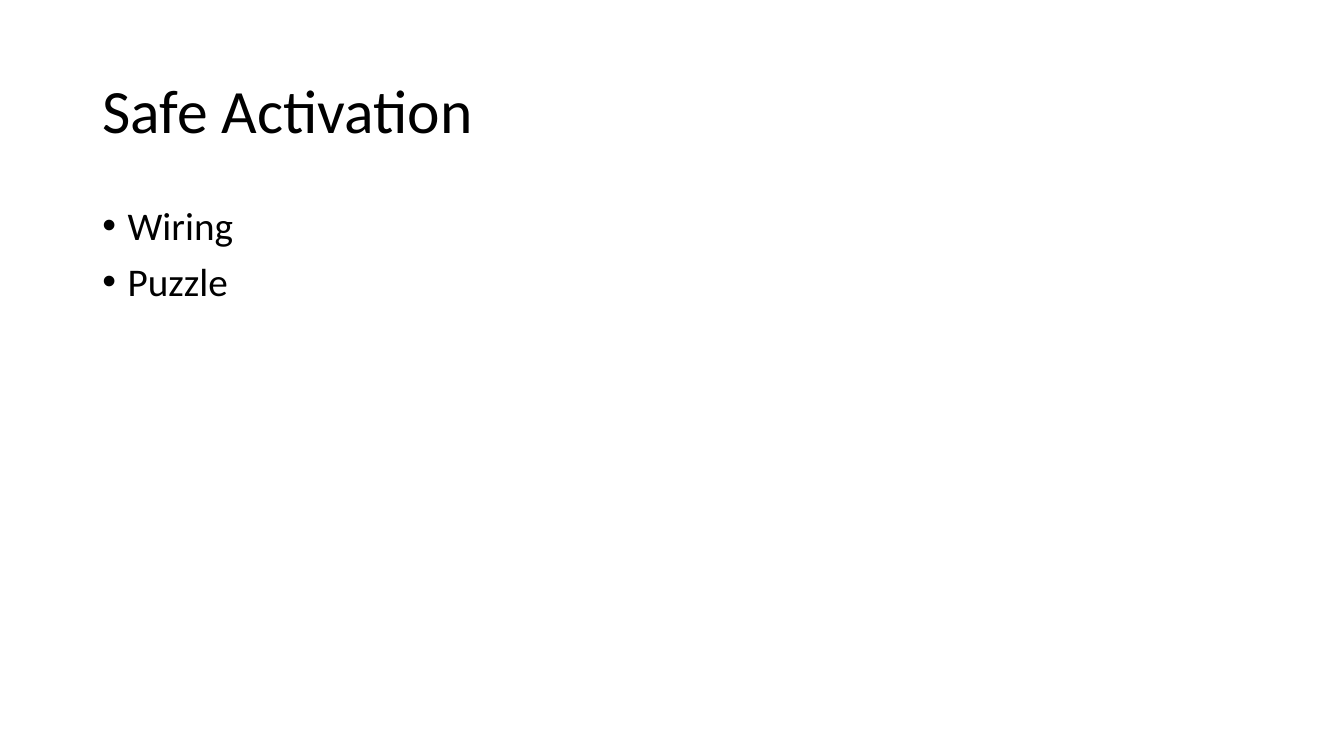
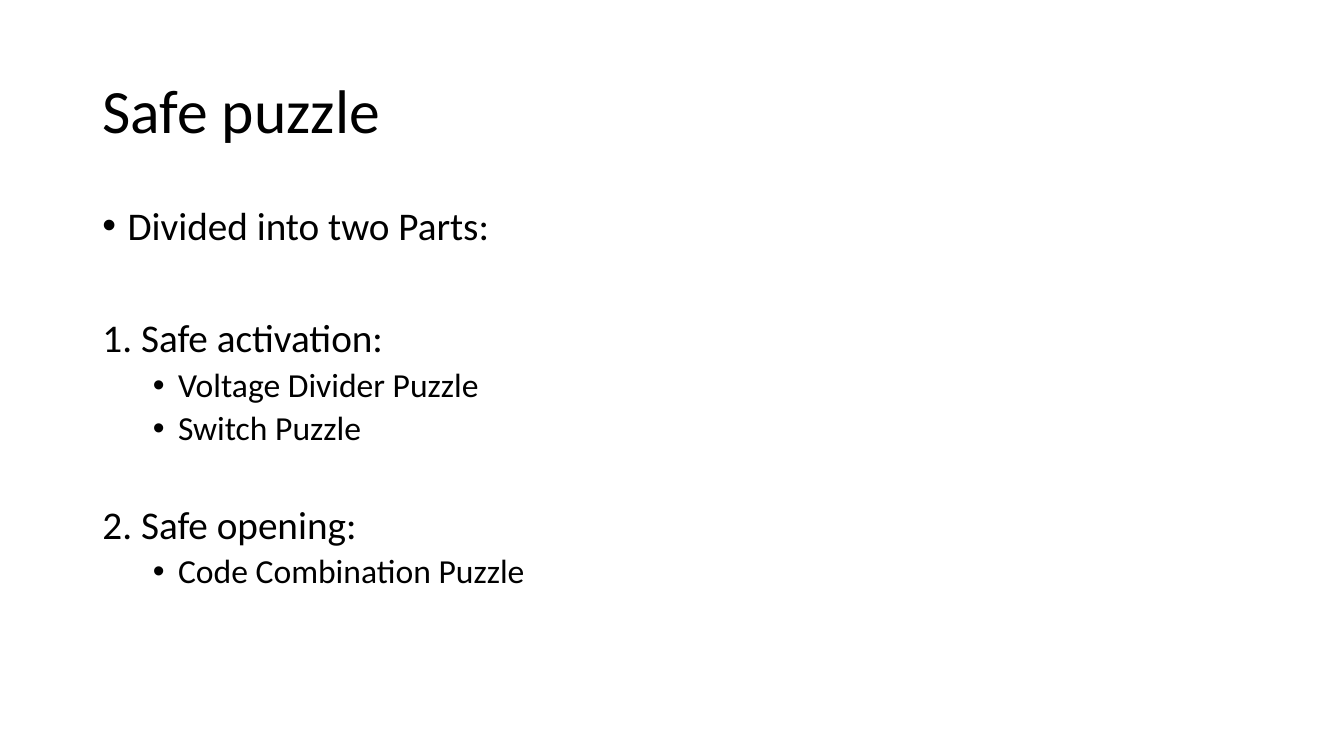
Before and after one commit to ubilab-escape/safe, a slide deck: slide 3 of FinalPresentation.pptx. Drawn at 1344x756 pixels with LibreOffice and Linux fonts; fonts in the diff are those of the drawing. Boxes give left, top, right and bottom in pixels: in the first picture for what was removed or moved away, otherwise in the second. Text is boxed around its words. In the diff, an @@ line names an element or a change of style, - is before the commit and + after.

```diff
--- a/FinalPresentation.pptx
+++ b/FinalPresentation.pptx
@@ title at <box>102,90,380,143</box>: text changed @@
-Safe Activation
+Safe puzzle
@@ text at <box>102,212,525,584</box>: text changed; size 28 to 24 pt @@
-• Wiring
-• Puzzle
+• Divided into two Parts:
+1. Safe activation:
+  • Voltage Divider Puzzle
+  • Switch Puzzle
+2. Safe opening:
+  • Code Combination Puzzle
```
Also in this commit, not shown: 5 slides added, 3 slides removed.
